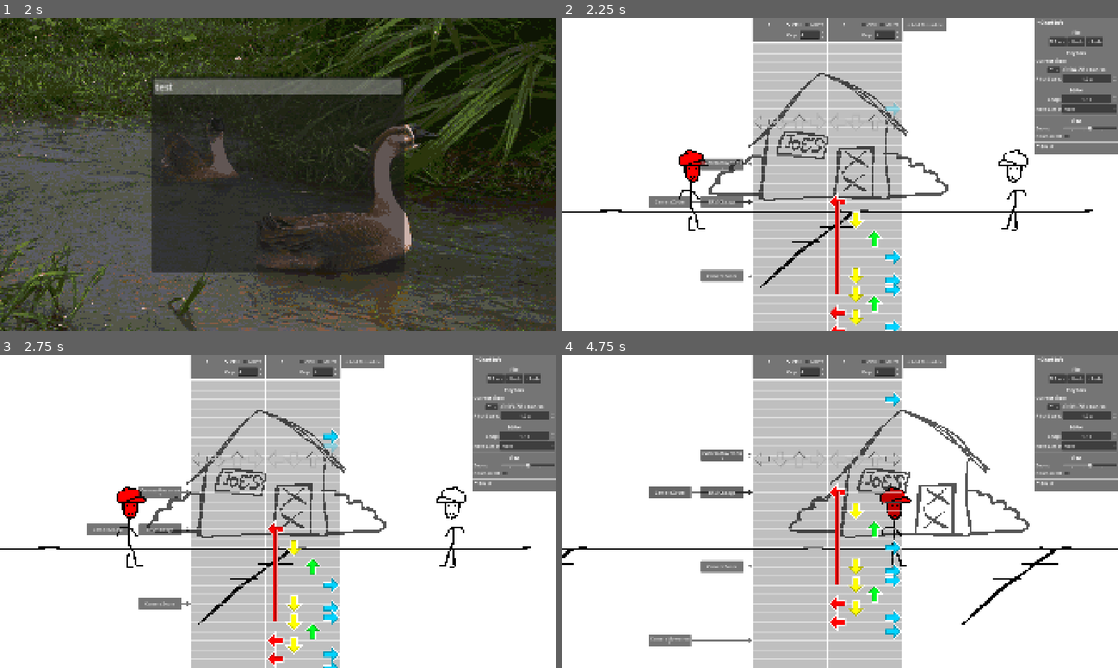
Above: before the commit, frames 1-4 (two rows, left to right).
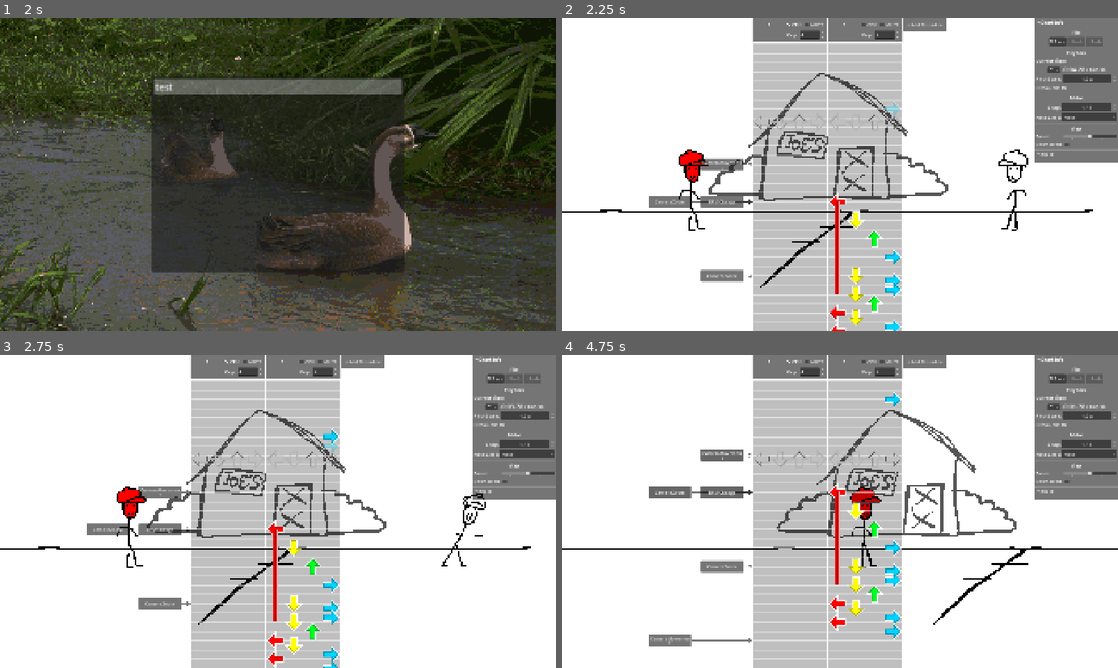
Above: after the commit, the same moments.

Repository: B3GD/b3gd
Game: Godot game, scene res://menus/freeplay/freeplay.tscn
Same seed, same stepped clock (60 frames per second), same inputs: the game is played once before the commit and once after it. Sound files missing from this copy of the repository are replaced by a short silence.
Inputs (mouse positions are in pixels of both pictures, inside the frame that each line leads up to):
- Up to frame 1 (2 s): tap Enter at 0.5 s; move the mouse to (400, 158) at 0.52 s; hold Up (editor_time_up) 0.53-1.28 s; hold Tab (ui_focus_next) 0.53-1.28 s; click (400, 158) at 0.67 s; tap Space (editor_pause) at 1.25 s; move the mouse to (166, 190) at 1.27 s; hold Down (editor_time_down) from 1.28 s (still down); tap Tab (ui_focus_next) at 1.35 s; click (166, 190) at 1.42 s
- Up to frame 2 (2.25 s): tap Enter at 2 s; move the mouse to (895, 105) at 2.02 s; release Down (editor_time_down) at 2.03 s; hold Up (editor_time_up) from 2.03 s (still down); hold Tab (ui_focus_next) from 2.03 s (still down); click (895, 105) at 2.17 s
- Up to frame 3 (2.75 s): keep holding Up (editor_time_up); keep holding Tab (ui_focus_next)
- Up to frame 4 (4.75 s): release Up (editor_time_up) at 2.75 s; release Tab (ui_focus_next) at 2.75 s; click "CameraMovement" at 2.75 s; click "BPMChange" at 3.5 s; click "CameraZoom" at 4.25 s

Frame 1 is identical in both runs. In frame 2, 1.7% of the frame differs, in the area x 85-100%, y 6-47%; in frame 3, 2.1%; in frame 4, 6.0%, in the area x 0-100%, y 6-87%.

Commit message:
removing notes now possible, reorganised files

Diff:
--- a/b3gd/chart_editor/chart_data_editor.gd
+++ b/b3gd/chart_editor/chart_data_editor.gd
@@ -33,5 +33,12 @@
 	chart_source.chart.strum_lines[strum_line].receptors[receptor].notes.sort_custom(sort_ascending)
 	chart_loader.load_notes()
 
+func remove_note(strum_line, receptor, time):
+	var notes = chart_source.chart.strum_lines[strum_line].receptors[receptor].notes
+	for note in notes:
+		if is_equal_approx(note.time, time):
+			notes.remove_at(notes.find(note)) # Only removes one at a time
+			return
+
 func sort_ascending(a, b):
 	return a.time < b.time
--- a/b3gd/chart_editor/chart_info_button.gd
+++ /dev/null
@@ -1 +0,0 @@
-extends Button
--- /dev/null
+++ b/b3gd/chart_editor/chart_saver.gd
@@ -0,0 +1 @@
+extends Node
--- a/b3gd/chart_editor/event_box.tscn
+++ b/b3gd/chart_editor/event_editing/event_box.tscn
@@ -1,7 +1,7 @@
 [gd_scene format=3 uid="uid://b507lgcilwgxq"]
 
-[ext_resource type="Script" uid="uid://cc12t4u5iccp8" path="res://b3gd/chart_editor/event_box.gd" id="1_lcodg"]
-[ext_resource type="Texture2D" uid="uid://cka5y22a126yx" path="res://b3gd/chart_editor/images/arrow.png" id="2_jrhu1"]
+[ext_resource type="Script" uid="uid://cc12t4u5iccp8" path="res://b3gd/chart_editor/event_editing/event_box.gd" id="1_l13sa"]
+[ext_resource type="Texture2D" uid="uid://cka5y22a126yx" path="res://b3gd/chart_editor/event_editing/arrow.png" id="2_v7ey4"]
 
 [sub_resource type="FontVariation" id="FontVariation_lcodg"]
 spacing_top = -4
@@ -16,7 +16,7 @@
 size_flags_horizontal = 8
 size_flags_vertical = 4
 mouse_filter = 2
-script = ExtResource("1_lcodg")
+script = ExtResource("1_l13sa")
 
 [node name="Button" type="Button" parent="." unique_id=1545249279]
 layout_mode = 1
@@ -42,7 +42,7 @@
 offset_bottom = -11.0
 size_flags_horizontal = 3
 size_flags_vertical = 4
-texture = ExtResource("2_jrhu1")
+texture = ExtResource("2_v7ey4")
 patch_margin_left = 4
 patch_margin_right = 17
 axis_stretch_horizontal = 1
--- /dev/null
+++ b/b3gd/chart_editor/fake_note_manager.gd
@@ -0,0 +1,42 @@
+extends Node
+
+@onready var song_audio_player = get_tree().get_first_node_in_group("SongAudioPlayer")
+@onready var note_manager = get_tree().get_first_node_in_group("NoteManager")
+@onready var chart_source = get_tree().get_first_node_in_group("ChartPlayer")
+
+var hit_note_ids = []
+
+func _ready() -> void:
+	init_hit_notes()
+
+func init_hit_notes():
+	hit_note_ids = []
+	# This can probably be optimized more, lol
+	for strum_line_id in range(note_manager.strum_lines.size()):
+		hit_note_ids.append([])
+		for receptor_id in note_manager.strum_lines[strum_line_id].receptors.size():
+			hit_note_ids[-1].append(-1)
+			for note_id in note_manager.strum_lines[strum_line_id].receptors[receptor_id].notes.size():
+				var note_to_hit = note_manager.strum_lines[strum_line_id].receptors[receptor_id].notes[note_id]
+				if note_to_hit.time <= song_audio_player.song_progress_seconds:
+					hit_note_ids[-1][-1] = note_id
+
+func _process(_delta: float) -> void:
+	for strum_line_id in range(note_manager.strum_lines.size()):
+		for receptor_id in note_manager.strum_lines[strum_line_id].receptors.size():
+			for note_id in note_manager.strum_lines[strum_line_id].receptors[receptor_id].notes.size():
+				handle_note(strum_line_id, receptor_id, note_id)
+
+func handle_note(strum_line_id, receptor_id, note_id):
+	var note_to_hit = note_manager.strum_lines[strum_line_id].receptors[receptor_id].notes[note_id]
+
+	var note_passed = note_to_hit.time <= song_audio_player.song_progress_seconds
+	var note_already_hit = hit_note_ids[strum_line_id][receptor_id] >= note_id
+	if note_passed and !note_already_hit:
+		hit_note_ids[strum_line_id][receptor_id] = note_id
+		note_manager.note_press.emit(strum_line_id, receptor_id, note_to_hit, 0.0)
+		if %EditorHitSound.button_pressed:
+			$NoteClick.play()
+
+	if !note_passed and note_already_hit:
+		hit_note_ids[strum_line_id][receptor_id] = note_id - 1
--- a/b3gd/chart_editor/focus_override.gd
+++ /dev/null
@@ -1,7 +0,0 @@
-extends Control
-# FOCUS IN GODOT REALLY PISSES ME OFF
-
-func _unhandled_key_input(event: InputEvent) -> void:
-	if event.is_action_pressed("ui_focus_next"):
-		print("yeah")
-		get_viewport().set_input_as_handled()
--- a/b3gd/chart_editor/strum_line.tscn
+++ b/b3gd/chart_editor/note_editing/strum_line.tscn
@@ -1,8 +1,8 @@
 [gd_scene format=3 uid="uid://dkros47lrg8sl"]
 
-[ext_resource type="Script" uid="uid://cj632xxpc60ub" path="res://b3gd/chart_player/note_renderers/control_renderer.gd" id="1_jjdoy"]
-[ext_resource type="Texture2D" uid="uid://bdkks2vfqiwwd" path="res://b3gd/chart_editor/images/notes.png" id="2_8s5n4"]
-[ext_resource type="Script" uid="uid://bmrwgx2ga1mpy" path="res://b3gd/chart_editor/strum_line_input.gd" id="3_8s5n4"]
+[ext_resource type="Script" uid="uid://cj632xxpc60ub" path="res://b3gd/chart_player/note_renderers/control_renderer.gd" id="1_q4hsb"]
+[ext_resource type="Texture2D" uid="uid://bdkks2vfqiwwd" path="res://b3gd/chart_editor/note_editing/notes.png" id="2_nfx4w"]
+[ext_resource type="Script" uid="uid://bmrwgx2ga1mpy" path="res://b3gd/chart_editor/note_editing/strum_line_input.gd" id="3_kni14"]
 
 [sub_resource type="FontVariation" id="FontVariation_darji"]
 variation_embolden = 0.75
@@ -74,8 +74,8 @@
 custom_minimum_size = Vector2(150, 0)
 layout_mode = 2
 size_flags_vertical = 3
-script = ExtResource("1_jjdoy")
-notes_texture = ExtResource("2_8s5n4")
+script = ExtResource("1_q4hsb")
+notes_texture = ExtResource("2_nfx4w")
 
 [node name="StrumLineInput" type="Control" parent="StrumLineRenderer" unique_id=1456482736]
 layout_mode = 1
@@ -84,4 +84,4 @@
 anchor_bottom = 1.0
 grow_horizontal = 2
 grow_vertical = 2
-script = ExtResource("3_8s5n4")
+script = ExtResource("3_kni14")
--- a/b3gd/chart_editor/strum_line_input.gd
+++ b/b3gd/chart_editor/note_editing/strum_line_input.gd
@@ -12,17 +12,23 @@
 var note_length = 0.0
 
 func _input(event: InputEvent) -> void:
-	if event is not InputEventMouseButton:
+	if event is not InputEventMouseButton or !is_mouse_over:
+		if event is InputEventMouseButton and is_mouse_over:
+			print("yeah")
 		return
-	if event.is_echo() or event.button_index != 1 or !is_mouse_over:
-		return
-
-	if event.is_pressed():
-		creating_note = true
-		note_length = 0.0
-	if event.is_released():
-		creating_note = false
-		chart_data_modifier.add_note(int(%StrumLineLabel.text), mouse_column, mouse_time, note_length)
+	var strum_line_id = int(%StrumLineLabel.text)
+	match event.button_index:
+		1:
+			if event.is_pressed():
+				creating_note = true
+				note_length = 0.0
+			if event.is_released():
+				creating_note = false
+				chart_data_modifier.add_note(strum_line_id, mouse_column, mouse_time, note_length)
+		2:
+			if !event.is_pressed():
+				return
+			chart_data_modifier.remove_note(strum_line_id, mouse_column, mouse_time)
 
 func _process(_delta: float) -> void:
 	queue_redraw()
--- a/b3gd/chart_player/chart_player.tscn
+++ b/b3gd/chart_player/chart_player.tscn
@@ -14,22 +14,25 @@
 [ext_resource type="Script" uid="uid://bctudmv5p4heo" path="res://b3gd/chart_player/note_renderers/gridrenderer/noteskingriddata.gd" id="8_rbo3x"]
 [ext_resource type="Script" uid="uid://m5sbxr0i4jp1" path="res://b3gd/chart_editor/chart_data_editor.gd" id="10_darji"]
 [ext_resource type="Script" uid="uid://cn613y6nswe4m" path="res://b3gd/chart_editor/chart_scrubber.gd" id="10_wento"]
-[ext_resource type="Script" uid="uid://bapfqr3m4v28h" path="res://b3gd/chart_editor/time_bar.gd" id="12_763kw"]
-[ext_resource type="Script" uid="uid://b4it3bm2xipgc" path="res://b3gd/chart_editor/event_view_arranger.gd" id="12_jng4k"]
-[ext_resource type="Script" uid="uid://cddem6pgulynf" path="res://b3gd/chart_editor/note_type_box.gd" id="12_o3yqt"]
-[ext_resource type="Script" uid="uid://b585c60ln25gs" path="res://b3gd/chart_editor/editor_pitch_scale.gd" id="13_1n38x"]
-[ext_resource type="Script" uid="uid://dsxriov1ftjvw" path="res://b3gd/chart_editor/strumline_container.gd" id="13_yao2k"]
-[ext_resource type="PackedScene" uid="uid://b507lgcilwgxq" path="res://b3gd/chart_editor/event_box.tscn" id="14_u3uuj"]
-[ext_resource type="Texture2D" uid="uid://kd73i3dkrn6l" path="res://b3gd/chart_editor/images/charles.png" id="16_jng4k"]
-[ext_resource type="PackedScene" uid="uid://dkros47lrg8sl" path="res://b3gd/chart_editor/strum_line.tscn" id="17_763kw"]
-[ext_resource type="Texture2D" uid="uid://cq03bxqwqbpqd" path="res://b3gd/chart_editor/images/inspector.png" id="19_asiwl"]
-[ext_resource type="Texture2D" uid="uid://cqccpwijdgqui" path="res://b3gd/chart_editor/images/save.png" id="20_5k0rp"]
-[ext_resource type="Texture2D" uid="uid://dyvqs61ch1mx2" path="res://b3gd/chart_editor/images/seconds.png" id="21_akx1q"]
-[ext_resource type="Texture2D" uid="uid://bd4ucgm5uh2qb" path="res://b3gd/chart_editor/images/undo.png" id="21_to1tm"]
-[ext_resource type="Texture2D" uid="uid://7i5p3off2gwj" path="res://b3gd/chart_editor/images/beats.png" id="22_asiwl"]
-[ext_resource type="Texture2D" uid="uid://c6mup4esllr8p" path="res://b3gd/chart_editor/images/redo.png" id="22_f3pcj"]
-[ext_resource type="Texture2D" uid="uid://c0jlf16tl8ke7" path="res://b3gd/chart_editor/images/event.png" id="25_vvqha"]
-[ext_resource type="Texture2D" uid="uid://cnjiglqj2tbq5" path="res://b3gd/chart_editor/images/im mad.png" id="31_jbl5p"]
+[ext_resource type="Script" uid="uid://bapfqr3m4v28h" path="res://b3gd/chart_editor/chart_info/time_bar.gd" id="12_763kw"]
+[ext_resource type="Script" uid="uid://b4it3bm2xipgc" path="res://b3gd/chart_editor/event_editing/event_view_arranger.gd" id="12_jng4k"]
+[ext_resource type="Script" uid="uid://cddem6pgulynf" path="res://b3gd/chart_editor/note_editing/note_type_box.gd" id="12_o3yqt"]
+[ext_resource type="Script" uid="uid://b585c60ln25gs" path="res://b3gd/chart_editor/chart_info/editor_pitch_scale.gd" id="13_1n38x"]
+[ext_resource type="Script" uid="uid://dsxriov1ftjvw" path="res://b3gd/chart_editor/note_editing/strumline_container.gd" id="13_yao2k"]
+[ext_resource type="PackedScene" uid="uid://b507lgcilwgxq" path="res://b3gd/chart_editor/event_editing/event_box.tscn" id="14_u3uuj"]
+[ext_resource type="Script" uid="uid://cqyp5h5ij2gaa" path="res://b3gd/chart_editor/fake_note_manager.gd" id="15_jbl5p"]
+[ext_resource type="Texture2D" uid="uid://kd73i3dkrn6l" path="res://b3gd/chart_editor/chart_info/charles.png" id="16_jng4k"]
+[ext_resource type="AudioStream" uid="uid://nwgw3lpaxmje" path="res://b3gd/chart_editor/sounds/note_click.wav" id="16_s7pdn"]
+[ext_resource type="PackedScene" uid="uid://dkros47lrg8sl" path="res://b3gd/chart_editor/note_editing/strum_line.tscn" id="17_763kw"]
+[ext_resource type="Script" uid="uid://b8qw62xl3ryi3" path="res://b3gd/chart_editor/chart_saver.gd" id="17_s7pdn"]
+[ext_resource type="Texture2D" uid="uid://cq03bxqwqbpqd" path="res://b3gd/chart_editor/chart_info/inspector.png" id="19_asiwl"]
+[ext_resource type="Texture2D" uid="uid://cqccpwijdgqui" path="res://b3gd/chart_editor/chart_info/save.png" id="20_5k0rp"]
+[ext_resource type="Texture2D" uid="uid://dyvqs61ch1mx2" path="res://b3gd/chart_editor/chart_info/seconds.png" id="21_akx1q"]
+[ext_resource type="Texture2D" uid="uid://bd4ucgm5uh2qb" path="res://b3gd/chart_editor/chart_info/undo.png" id="21_to1tm"]
+[ext_resource type="Texture2D" uid="uid://7i5p3off2gwj" path="res://b3gd/chart_editor/chart_info/beats.png" id="22_asiwl"]
+[ext_resource type="Texture2D" uid="uid://c6mup4esllr8p" path="res://b3gd/chart_editor/chart_info/redo.png" id="22_f3pcj"]
+[ext_resource type="Texture2D" uid="uid://c0jlf16tl8ke7" path="res://b3gd/chart_editor/chart_info/event.png" id="25_vvqha"]
+[ext_resource type="Texture2D" uid="uid://cnjiglqj2tbq5" path="res://b3gd/im mad.png" id="31_jbl5p"]
 
 [sub_resource type="AudioStreamSynchronized" id="AudioStreamSynchronized_asiwl"]
 stream_count = 3
@@ -146,6 +149,16 @@
 unique_name_in_owner = true
 script = ExtResource("10_wento")
 
+[node name="FakeNoteManager" type="Node" parent="ChartEditor" unique_id=1674734293]
+script = ExtResource("15_jbl5p")
+
+[node name="NoteClick" type="AudioStreamPlayer" parent="ChartEditor/FakeNoteManager" unique_id=371634989]
+stream = ExtResource("16_s7pdn")
+max_polyphony = 16
+
+[node name="ChartSaver" type="Node" parent="ChartEditor" unique_id=239006381]
+script = ExtResource("17_s7pdn")
+
 [node name="EditorUI" type="CanvasLayer" parent="ChartEditor" unique_id=394825533]
 layer = 255
 
@@ -247,8 +260,7 @@
 layout_mode = 2
 alignment = 1
 
-[node name="EditorSaveButton" type="Button" parent="ChartEditor/EditorUI/UIContainer/FieldScroll/Container/ChartInfoPanel/Margin/HBox/FileButtons" unique_id=55421679]
-unique_name_in_owner = true
+[node name="SaveButton" type="Button" parent="ChartEditor/EditorUI/UIContainer/FieldScroll/Container/ChartInfoPanel/Margin/HBox/FileButtons" unique_id=55421679]
 layout_mode = 2
 size_flags_horizontal = 0
 size_flags_vertical = 0
@@ -262,6 +274,7 @@
 size_flags_horizontal = 0
 size_flags_vertical = 0
 focus_mode = 0
+disabled = true
 text = "Undo"
 icon = ExtResource("21_to1tm")
 
@@ -271,6 +284,7 @@
 size_flags_horizontal = 0
 size_flags_vertical = 0
 focus_mode = 0
+disabled = true
 text = "Redo"
 icon = ExtResource("22_f3pcj")
 
@@ -338,6 +352,22 @@
 alignment = 1
 suffix = "x"
 script = ExtResource("13_1n38x")
+
+[node name="HitSoundContainer" type="HBoxContainer" parent="ChartEditor/EditorUI/UIContainer/FieldScroll/Container/ChartInfoPanel/Margin/HBox" unique_id=1000932083]
+layout_mode = 2
+
+[node name="HitSoundLabel" type="Label" parent="ChartEditor/EditorUI/UIContainer/FieldScroll/Container/ChartInfoPanel/Margin/HBox/HitSoundContainer" unique_id=1432505448]
+layout_mode = 2
+text = "Hit Sound:"
+
+[node name="EditorHitSound" type="CheckBox" parent="ChartEditor/EditorUI/UIContainer/FieldScroll/Container/ChartInfoPanel/Margin/HBox/HitSoundContainer" unique_id=138415564]
+unique_name_in_owner = true
+layout_mode = 2
+size_flags_horizontal = 3
+size_flags_vertical = 0
+focus_mode = 0
+button_pressed = true
+alignment = 1
 
 [node name="PlaybackSeperator" type="HSeparator" parent="ChartEditor/EditorUI/UIContainer/FieldScroll/Container/ChartInfoPanel/Margin/HBox" unique_id=1359186163]
 layout_mode = 2
--- a/project.godot
+++ b/project.godot
@@ -87,6 +87,11 @@
 "events": [Object(InputEventKey,"resource_local_to_scene":false,"resource_name":"","device":-1,"window_id":0,"alt_press …(191 unchanged characters)…
 ]
 }
+editor_detailed={
+"deadzone": 0.2,
+"events": [Object(InputEventKey,"resource_local_to_scene":false,"resource_name":"","device":-1,"window_id":0,"alt_pressed":false,"shift_pressed":false,"ctrl_pressed":false,"meta_pressed":false,"pressed":false,"keycode":0,"physical_keycode":4194325,"key_label":0,"unicode":0,"location":0,"echo":false,"script":null)
+]
+}
 
 [physics]
 
--- a/songs/test/song.tscn
+++ b/songs/test/song.tscn
@@ -13,7 +13,7 @@
 transform = Transform3D(1, 0, 0, 0, 1, 0, 0, 0, 1, 0, 0, 3)
 fov = 19.0
 
-[node name="TextureRect" parent="ChartPlayer/EditorTools/EditorUI" parent_id_path=PackedInt32Array(192656738, 394825533) index="1" unique_id=405556981]
+[node name="Charles" parent="ChartPlayer/ChartEditor/EditorUI/Images" parent_id_path=PackedInt32Array(192656738, 1748260361) index="0" unique_id=405556981]
 mouse_filter = 2
 
 [node name="TestBackground" parent="." unique_id=2125051436 instance=ExtResource("2_iai5w")]
@@ -37,7 +37,7 @@
 [node name="CameraTargets" type="Node" parent="." unique_id=1455999995 groups=["CameraTargets"]]
 
 [node name="DadPosition" type="Marker2D" parent="CameraTargets" unique_id=1785062173]
-position = Vector2(-558, 0)
+position = Vector2(-476, 0)
 
 [node name="BfPosition" type="Marker2D" parent="CameraTargets" unique_id=516424553]
 position = Vector2(569, 0)
Renamed: b3gd/chart_editor/images/beats.png -> b3gd/chart_editor/chart_info/beats.png
Not shown, changed: b3gd/chart_editor/chart_info/beats.png.import
Renamed: b3gd/chart_editor/images/charles.png -> b3gd/chart_editor/chart_info/charles.png
Not shown, changed: b3gd/chart_editor/chart_info/charles.png.import
Renamed: b3gd/chart_editor/editor_pitch_scale.gd -> b3gd/chart_editor/chart_info/editor_pitch_scale.gd
Renamed: b3gd/chart_editor/editor_pitch_scale.gd.uid -> b3gd/chart_editor/chart_info/editor_pitch_scale.gd.uid
Renamed: b3gd/chart_editor/images/event.png -> b3gd/chart_editor/chart_info/event.png
Not shown, changed: b3gd/chart_editor/chart_info/event.png.import
Renamed: b3gd/chart_editor/images/inspector.png -> b3gd/chart_editor/chart_info/inspector.png
Not shown, changed: b3gd/chart_editor/chart_info/inspector.png.import
Renamed: b3gd/chart_editor/images/redo.png -> b3gd/chart_editor/chart_info/redo.png
Not shown, changed: b3gd/chart_editor/chart_info/redo.png.import
(and 29 more such lines)
